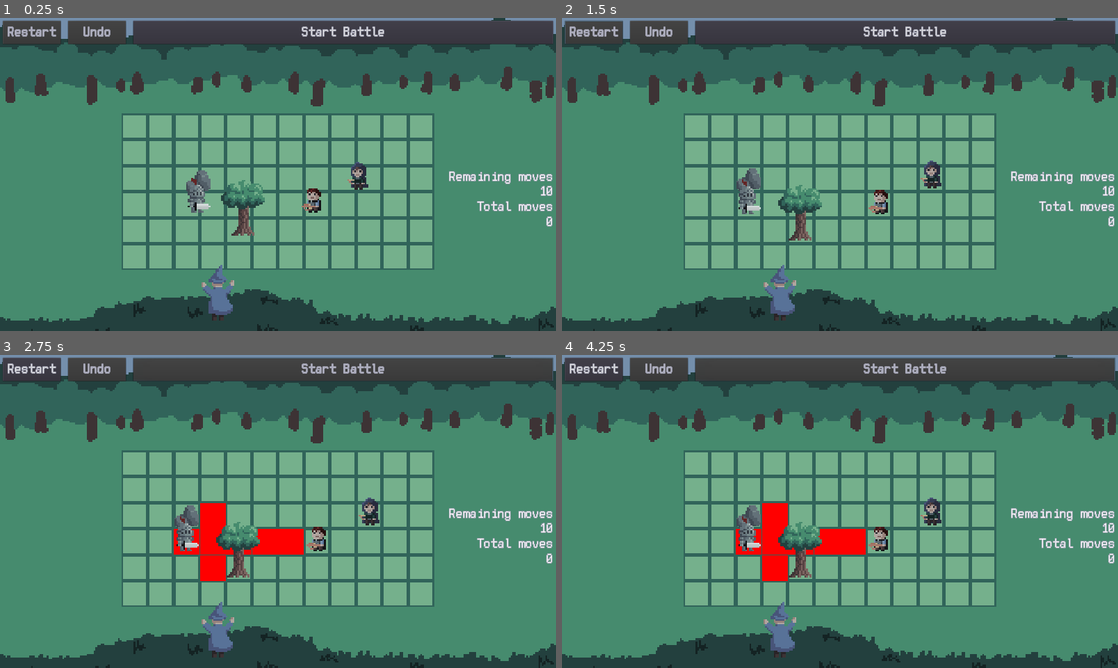
Above: before the commit, frames 1-4 (two rows, left to right).
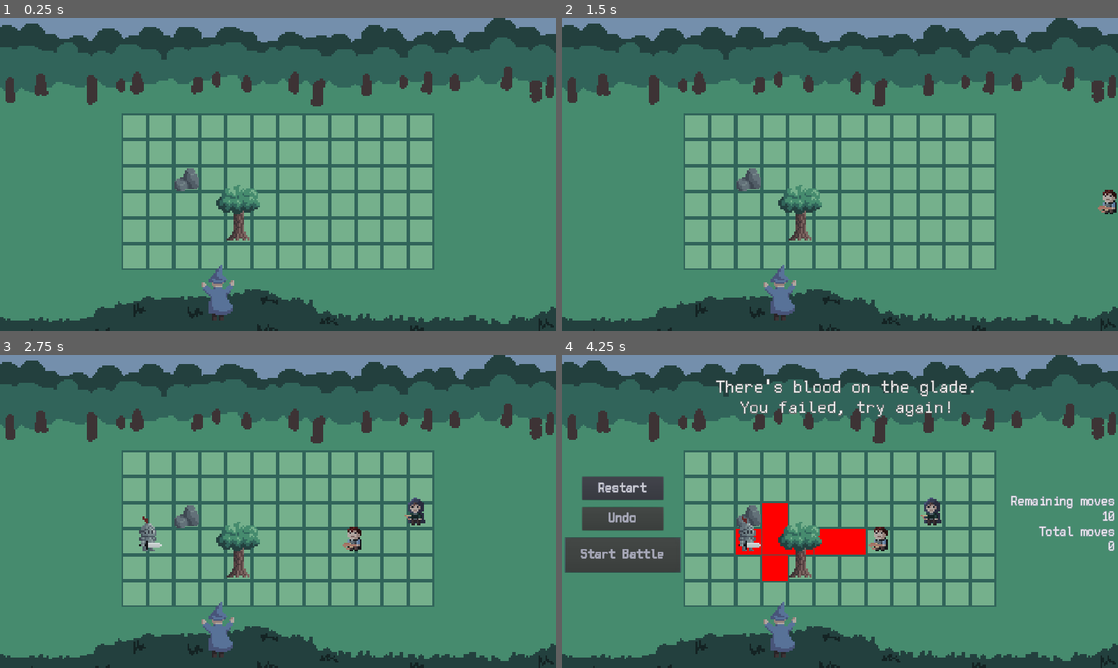
Above: after the commit, the same moments.

Repository: evamb/minijam87
Game: Godot game, scene res://Main.tscn
The game is run twice, just before and just after one commit, with the same random seed, the same clock (stepped at 60 frames per second) and the same inputs. The engine's default icon, where the game draws it, is replaced by a stand-in: a white triangle on a blue panel in a dark square.
Inputs (mouse positions are in pixels of both pictures, inside the frame that each line leads up to):
- Up to frame 1 (0.25 s): no input
- Up to frame 2 (1.5 s): click (906, 33) at 0.5 s, where only the run before the commit has a clickable "Start Battle"; click (595, 33) at 1.25 s, where only the run before the commit has a clickable "Restart"
- Up to frame 3 (2.75 s): click (344, 370) at 2 s, where only the run before the commit has a clickable "Start Battle"
- Up to frame 4 (4.25 s): click (595, 370) at 2.75 s, where only the run before the commit has a clickable "Restart"; click "Start Battle" at 3.5 s

The runs differ from the first frame. In frame 1, 7.0% of the frame differs, in the area x 0-100%, y 0-72%; in frame 2, 6.1%; in frame 3, 9.5%; in frame 4, 13%, in the area x 0-100%, y 0-70%.

Commit message:
polishing

Diff:
--- a/Main.tscn
+++ b/Main.tscn
@@ -347,31 +347,50 @@
 [node name="VBoxContainer" parent="CanvasLayer/IngameUI" index="0"]
 margin_bottom = 1160.0
 
-[node name="HBoxContainer2" parent="CanvasLayer/IngameUI/VBoxContainer" index="1"]
+[node name="HBoxContainer" parent="CanvasLayer/IngameUI/VBoxContainer" index="0"]
 margin_bottom = 1150.0
 
+[node name="RestartButton" parent="CanvasLayer/IngameUI/VBoxContainer/HBoxContainer" index="0"]
+margin_top = 410.0
+margin_bottom = 490.0
+
+[node name="UndoButton" parent="CanvasLayer/IngameUI/VBoxContainer/HBoxContainer" index="1"]
+margin_top = 515.0
+margin_bottom = 595.0
+
+[node name="StartBattleButton" parent="CanvasLayer/IngameUI/VBoxContainer/HBoxContainer" index="2"]
+margin_top = 620.0
+margin_bottom = 740.0
+
+[node name="HBoxContainer2" parent="CanvasLayer/IngameUI/VBoxContainer" index="2"]
+margin_bottom = 1150.0
+
 [node name="VBoxContainer" parent="CanvasLayer/IngameUI/VBoxContainer/HBoxContainer2" index="0"]
-margin_bottom = 1066.0
+margin_bottom = 1150.0
 
 [node name="LabelRemaining" parent="CanvasLayer/IngameUI/VBoxContainer/HBoxContainer2/VBoxContainer" index="0"]
-margin_top = 425.0
-margin_bottom = 476.0
+margin_top = 467.0
+margin_bottom = 518.0
 
 [node name="Mana" parent="CanvasLayer/IngameUI/VBoxContainer/HBoxContainer2/VBoxContainer" index="1"]
-margin_top = 480.0
-margin_bottom = 531.0
+margin_top = 522.0
+margin_bottom = 573.0
 
 [node name="LabelTotal" parent="CanvasLayer/IngameUI/VBoxContainer/HBoxContainer2/VBoxContainer" index="2"]
-margin_top = 535.0
-margin_bottom = 586.0
+margin_top = 577.0
+margin_bottom = 628.0
 
 [node name="TotalManaUsed" parent="CanvasLayer/IngameUI/VBoxContainer/HBoxContainer2/VBoxContainer" index="3"]
-margin_top = 590.0
-margin_bottom = 641.0
-
+margin_top = 632.0
+margin_bottom = 683.0
+
+[connection signal="all_standing" from="Grid" to="Cursor" method="_on_Grid_all_standing"]
 [connection signal="can_undo" from="Cursor" to="CanvasLayer/IngameUI" method="_on_Cursor_can_undo"]
+[connection signal="failed" from="Cursor" to="CanvasLayer/IngameUI" method="_on_Cursor_failed"]
 [connection signal="mana_changed" from="Cursor" to="CanvasLayer/IngameUI" method="_on_Cursor_mana_changed"]
 [connection signal="mana_used_changed" from="Cursor" to="CanvasLayer/IngameUI" method="_on_Cursor_mana_used_changed"]
+[connection signal="picked" from="Cursor" to="CanvasLayer/IngameUI" method="_on_Cursor_picked"]
+[connection signal="succeeded" from="Cursor" to="CanvasLayer/IngameUI" method="_on_Cursor_succeeded"]
 [connection signal="button_up" from="CanvasLayer/IngameUI/VBoxContainer/HBoxContainer/RestartButton" to="Cursor" method="_on_RestartButton_button_up"]
 [connection signal="button_up" from="CanvasLayer/IngameUI/VBoxContainer/HBoxContainer/UndoButton" to="Cursor" method="_on_UndoButton_button_up"]
 [connection signal="button_up" from="CanvasLayer/IngameUI/VBoxContainer/HBoxContainer/StartBattleButton" to="Cursor" method="_on_StartBattleButton_button_up"]
--- a/cell_object/CellObject.gd
+++ b/cell_object/CellObject.gd
@@ -9,7 +9,7 @@
 export(bool) var blocks_drop
 export(bool) var is_large
 
-onready var _tween = $Tween
+onready var _tween := $Tween
 onready var _sprite = $Sprite
 
 func get_cell_pos() -> Vector2:
--- a/cell_object/Soldier.gd
+++ b/cell_object/Soldier.gd
@@ -2,7 +2,17 @@
 extends CellObject
 class_name Soldier
 
+signal got_hit
+
 export(Array, Vector2) var target_cells
+
+
+func spawn() -> void:
+	_tween.interpolate_property(self, "position",
+			position + Vector2.LEFT * 1000 * _direction, position, rand_range(4.0, 5.0), Tween.TRANS_CUBIC)
+	_tween.start()
+	yield(_tween, "tween_all_completed")
+	print("spawn completed!")
 
 
 func _ready() -> void:
@@ -26,7 +36,7 @@
 
 
 func hit(hit_info: HitInfo) -> bool:
-	print("%s says ouch" % name)
+	emit_signal("got_hit")
 	if "Crossbow" in hit_info.get_source().name:
 		return false
 	return true
--- a/cursor/Cursor.gd
+++ b/cursor/Cursor.gd
@@ -3,6 +3,9 @@
 signal can_undo
 signal mana_changed
 signal mana_used_changed
+signal failed
+signal succeeded
+signal picked
 
 export(int) var level = 0
 
@@ -12,6 +15,7 @@
 var _undo_stack: Array
 var _mana = 10
 var _used_mana = 0
+var _soldier_got_hit = false
 
 
 func _ready() -> void:
@@ -21,6 +25,7 @@
 	connect("area_exited", self, "_area_exited")
 	yield(get_tree(), "idle_frame")
 	emit_signal("mana_changed", _mana)
+	monitoring = false
 
 
 func _process(_delta: float) -> void:
@@ -87,6 +92,9 @@
 
 
 func _pick_occupant() -> void:
+	Globals.set_used_mana(level, 0)
+	emit_signal("picked")
+	_reset_grid_cell_alpha()
 	_latest_area.set_droppable_on_cursor(true)
 	_dragged_area = _latest_area
 	_picked_occupant = _dragged_area.pick_occupant()
@@ -137,6 +145,22 @@
 
 
 func _on_StartBattleButton_button_up() -> void:
-	for soldier in get_tree().get_nodes_in_group("soldiers"):
+	_soldier_got_hit = false
+	var soldiers = get_tree().get_nodes_in_group("soldiers")
+	for soldier in soldiers:
+		soldier.connect("got_hit", self, "_on_Soldier_got_hit")
+	for soldier in soldiers:
 		soldier.execute_attack()
 	Globals.set_used_mana(level, _used_mana)
+	if _soldier_got_hit:
+		emit_signal("failed")
+	else:
+		emit_signal("succeeded")
+
+
+func _on_Soldier_got_hit() -> void:
+	_soldier_got_hit = true
+
+
+func _on_Grid_all_standing() -> void:
+	monitoring = true
--- a/grid/Grid.gd
+++ b/grid/Grid.gd
@@ -1,7 +1,10 @@
 tool
 extends Node2D
 
+signal all_standing
+
 var _level: Dictionary = {}
+var _waiting_fns = 0
 
 export(int) var width;
 export(int) var height;
@@ -40,6 +43,8 @@
 	var rest_height = height % 2
 	var width_offset = floor(half_width)
 	var height_offset = floor(half_height)
+	_waiting_fns = 0
+	var awaited_fns = Array();
 	for x in range(-width_offset, ceil(half_width)):
 		for y in range(-height_offset, ceil(half_height)):
 			var coords = Vector2(x, y)
@@ -53,4 +58,15 @@
 			cell.set_owner(get_tree().get_edited_scene_root())
 			var pos = Vector2(x + width_offset, y + height_offset)
 			if level_coordinates.has(pos):
-				cell.create_occupant(level_coordinates[pos])
+				_waiting_fns += 1
+				awaited_fns.push_back(cell.create_occupant(level_coordinates[pos]))
+	for fn in awaited_fns:
+		_await_fn(fn)
+
+
+func _await_fn(fn_state: GDScriptFunctionState) -> void:
+	if fn_state.is_valid():
+		yield(fn_state, "completed")
+	_waiting_fns -= 1
+	if _waiting_fns == 0:
+		emit_signal("all_standing")
--- a/grid/GridCell.gd
+++ b/grid/GridCell.gd
@@ -95,7 +95,12 @@
 	get_parent().add_child(cell_object)
 	cell_object.set_owner(get_tree().get_edited_scene_root())
 	cell_object.set_direction(-1 if position.x > 0 else 1)
+	cell_object.global_position = global_position
 	set_occupant(cell_object)
+	if cell_object.has_method("spawn"):
+		yield(cell_object.spawn(), "completed")
+	else:
+		yield(get_tree(), "idle_frame")
 
 
 func pick_occupant() -> CellObject:
--- a/ui/IngameUI.gd
+++ b/ui/IngameUI.gd
@@ -3,14 +3,31 @@
 onready var _undo_button = $VBoxContainer/HBoxContainer/UndoButton
 onready var _restart_button = $VBoxContainer/HBoxContainer/RestartButton
 onready var _start_battle_button = $VBoxContainer/HBoxContainer/StartBattleButton
+onready var _proceed_button = $VBoxContainer/MarginContainer/VBoxContainer/ProceedButton
 onready var _mana_label = $VBoxContainer/HBoxContainer2/VBoxContainer/Mana
 onready var _total_mana_label = $VBoxContainer/HBoxContainer2/VBoxContainer/TotalManaUsed
-
+onready var _fail_label = $VBoxContainer/MarginContainer/LabelFail
+onready var _success_label = $VBoxContainer/MarginContainer/VBoxContainer/LabelSuccess
+onready var _tween = $Tween
+onready var _success_message = _success_label.text
 
 func _ready() -> void:
 	_undo_button.disabled = true
 	_restart_button.disabled = true
+	_proceed_button.disabled = true
+	_proceed_button.modulate.a = 0
+	_success_label.modulate.a = 0
 	_total_mana_label.text = str(Globals.get_used_mana())
+	_fail_label.modulate.a = 0
+	modulate = Color.transparent
+	yield(get_tree().create_timer(3), "timeout")
+	_tween.interpolate_property(self, "modulate", Color.transparent, Color.white, 2, Tween.TRANS_CUBIC, Tween.EASE_OUT)
+	_tween.start()
+
+
+func _fade_label(label: Label, show: bool) -> void:
+	_tween.interpolate_property(label, "modulate", null, Color.white if show else Color.transparent, 0.5)
+	_tween.start()
 
 
 func _on_Cursor_can_undo(enabled: bool) -> void:
@@ -30,11 +47,44 @@
 func _on_RestartButton_button_up() -> void:
 	_start_battle_button.disabled = false
 	_restart_button.disabled = true
+	_fade_success(false)
+	_fade_label(_fail_label, false)
 
 
 func _on_UndoButton_button_up() -> void:
 	_start_battle_button.disabled = false
+	_fade_success(false)
+	_fade_label(_fail_label, false)
 
 
 func _on_Cursor_mana_used_changed(mana: int) -> void:
 	_total_mana_label.text = str(Globals.get_used_mana() + mana)
+
+
+func _fade_success(show: bool) -> void:
+	_fade_label(_success_label, show)
+	_proceed_button.disabled = not show
+	_tween.interpolate_property(_proceed_button, "modulate", null, Color.white if show else Color.transparent, 0.5)
+	_tween.start()
+
+
+func _on_Cursor_failed() -> void:
+	_fade_label(_fail_label, true)
+
+
+func _on_Cursor_picked() -> void:
+	_start_battle_button.disabled = false
+	_fade_label(_fail_label, false)
+	_fade_success(false)
+
+
+func _on_Cursor_succeeded() -> void:
+	_fade_success(true)
+
+
+func _on_ProceedButton_button_up() -> void:
+	_proceed_button.disabled = true
+	_tween.interpolate_property(self, "modulate", null, Color.transparent, 0.5)
+	_tween.start()
+	yield(_tween, "tween_all_completed")
+	get_tree().change_scene("res://Main.tscn")
--- a/ui/IngameUI.tscn
+++ b/ui/IngameUI.tscn
@@ -1,7 +1,14 @@
-[gd_scene load_steps=3 format=2]
+[gd_scene load_steps=5 format=2]
 
 [ext_resource path="res://fonts/FreePixelFont.tres" type="DynamicFont" id=1]
 [ext_resource path="res://ui/IngameUI.gd" type="Script" id=2]
+[ext_resource path="res://fonts/FreePixel.ttf" type="DynamicFontData" id=3]
+
+[sub_resource type="DynamicFont" id=1]
+size = 66
+outline_size = 2
+outline_color = Color( 0.435294, 0.435294, 0.439216, 1 )
+font_data = ExtResource( 3 )
 
 [node name="IngameUI" type="MarginContainer"]
 anchor_right = 1.0
@@ -15,75 +22,121 @@
 "_edit_use_anchors_": false
 }
 
-[node name="VBoxContainer" type="VBoxContainer" parent="."]
+[node name="VBoxContainer" type="HBoxContainer" parent="."]
 margin_left = 10.0
 margin_top = 10.0
 margin_right = 1910.0
 margin_bottom = 1070.0
 
-[node name="HBoxContainer" type="HBoxContainer" parent="VBoxContainer"]
-margin_right = 1900.0
-margin_bottom = 80.0
+[node name="HBoxContainer" type="VBoxContainer" parent="VBoxContainer"]
+margin_right = 400.0
+margin_bottom = 1060.0
 custom_constants/separation = 25
 alignment = 1
-__meta__ = {
-"_edit_use_anchors_": false
-}
 
 [node name="RestartButton" type="Button" parent="VBoxContainer/HBoxContainer"]
-margin_right = 200.0
-margin_bottom = 80.0
-rect_min_size = Vector2( 200, 80 )
+margin_left = 60.0
+margin_top = 365.0
+margin_right = 340.0
+margin_bottom = 445.0
+rect_min_size = Vector2( 280, 80 )
+size_flags_horizontal = 6
 custom_fonts/font = ExtResource( 1 )
 shortcut_in_tooltip = false
 text = "Restart"
 
 [node name="UndoButton" type="Button" parent="VBoxContainer/HBoxContainer"]
-margin_left = 225.0
-margin_right = 425.0
-margin_bottom = 80.0
-rect_min_size = Vector2( 200, 80 )
+margin_left = 60.0
+margin_top = 470.0
+margin_right = 340.0
+margin_bottom = 550.0
+rect_min_size = Vector2( 280, 80 )
+size_flags_horizontal = 6
 custom_fonts/font = ExtResource( 1 )
 shortcut_in_tooltip = false
 text = "Undo"
 
 [node name="StartBattleButton" type="Button" parent="VBoxContainer/HBoxContainer"]
-margin_left = 450.0
-margin_right = 1900.0
-margin_bottom = 80.0
-rect_min_size = Vector2( 200, 80 )
+margin_top = 575.0
+margin_right = 400.0
+margin_bottom = 695.0
+rect_min_size = Vector2( 400, 120 )
 size_flags_horizontal = 3
 custom_fonts/font = ExtResource( 1 )
 shortcut_in_tooltip = false
 text = "Start Battle"
 
+[node name="MarginContainer" type="MarginContainer" parent="VBoxContainer"]
+margin_left = 404.0
+margin_right = 1521.0
+margin_bottom = 397.0
+size_flags_horizontal = 3
+size_flags_vertical = 0
+custom_constants/margin_top = 70
+
+[node name="LabelFail" type="Label" parent="VBoxContainer/MarginContainer"]
+margin_top = 70.0
+margin_right = 1117.0
+margin_bottom = 397.0
+size_flags_horizontal = 3
+size_flags_vertical = 7
+custom_fonts/font = SubResource( 1 )
+text = "There's blood on the glade.
+You failed, try again!"
+align = 1
+
+[node name="VBoxContainer" type="VBoxContainer" parent="VBoxContainer/MarginContainer"]
+margin_top = 70.0
+margin_right = 1117.0
+margin_bottom = 397.0
+custom_constants/separation = 70
+
+[node name="LabelSuccess" type="Label" parent="VBoxContainer/MarginContainer/VBoxContainer"]
+margin_right = 1117.0
+margin_bottom = 137.0
+size_flags_horizontal = 3
+size_flags_vertical = 7
+custom_fonts/font = SubResource( 1 )
+text = "Success! They're leaving!
+You've used {mana} moves."
+align = 1
+
+[node name="ProceedButton" type="Button" parent="VBoxContainer/MarginContainer/VBoxContainer"]
+margin_left = 358.0
+margin_top = 207.0
+margin_right = 758.0
+margin_bottom = 327.0
+rect_min_size = Vector2( 400, 120 )
+size_flags_horizontal = 6
+size_flags_vertical = 5
+custom_fonts/font = ExtResource( 1 )
+text = "Proceed"
+
 [node name="HBoxContainer2" type="HBoxContainer" parent="VBoxContainer"]
-margin_top = 84.0
+margin_left = 1525.0
 margin_right = 1900.0
 margin_bottom = 1060.0
-size_flags_horizontal = 3
 size_flags_vertical = 3
 alignment = 2
 
 [node name="VBoxContainer" type="VBoxContainer" parent="VBoxContainer/HBoxContainer2"]
-margin_left = 1525.0
-margin_right = 1900.0
-margin_bottom = 976.0
+margin_right = 375.0
+margin_bottom = 1060.0
 alignment = 1
 
 [node name="LabelRemaining" type="Label" parent="VBoxContainer/HBoxContainer2/VBoxContainer"]
-margin_top = 380.0
+margin_top = 422.0
 margin_right = 375.0
-margin_bottom = 431.0
+margin_bottom = 473.0
 custom_fonts/font = ExtResource( 1 )
 text = "Remaining moves"
 align = 2
 valign = 1
 
 [node name="Mana" type="Label" parent="VBoxContainer/HBoxContainer2/VBoxContainer"]
-margin_top = 435.0
+margin_top = 477.0
 margin_right = 375.0
-margin_bottom = 486.0
+margin_bottom = 528.0
 size_flags_horizontal = 3
 custom_fonts/font = ExtResource( 1 )
 text = "10"
@@ -91,23 +144,26 @@
 valign = 1
 
 [node name="LabelTotal" type="Label" parent="VBoxContainer/HBoxContainer2/VBoxContainer"]
-margin_top = 490.0
+margin_top = 532.0
 margin_right = 375.0
-margin_bottom = 541.0
+margin_bottom = 583.0
 custom_fonts/font = ExtResource( 1 )
 text = "Total moves"
 align = 2
 valign = 1
 
 [node name="TotalManaUsed" type="Label" parent="VBoxContainer/HBoxContainer2/VBoxContainer"]
-margin_top = 545.0
+margin_top = 587.0
 margin_right = 375.0
-margin_bottom = 596.0
+margin_bottom = 638.0
 custom_fonts/font = ExtResource( 1 )
 text = "50"
 align = 2
 valign = 1
 
+[node name="Tween" type="Tween" parent="."]
+
 [connection signal="button_up" from="VBoxContainer/HBoxContainer/RestartButton" to="." method="_on_RestartButton_button_up"]
 [connection signal="button_up" from="VBoxContainer/HBoxContainer/UndoButton" to="." method="_on_UndoButton_button_up"]
 [connection signal="button_up" from="VBoxContainer/HBoxContainer/StartBattleButton" to="." method="_on_StartBattleButton_button_up"]
+[connection signal="button_up" from="VBoxContainer/MarginContainer/VBoxContainer/ProceedButton" to="." method="_on_ProceedButton_button_up"]
